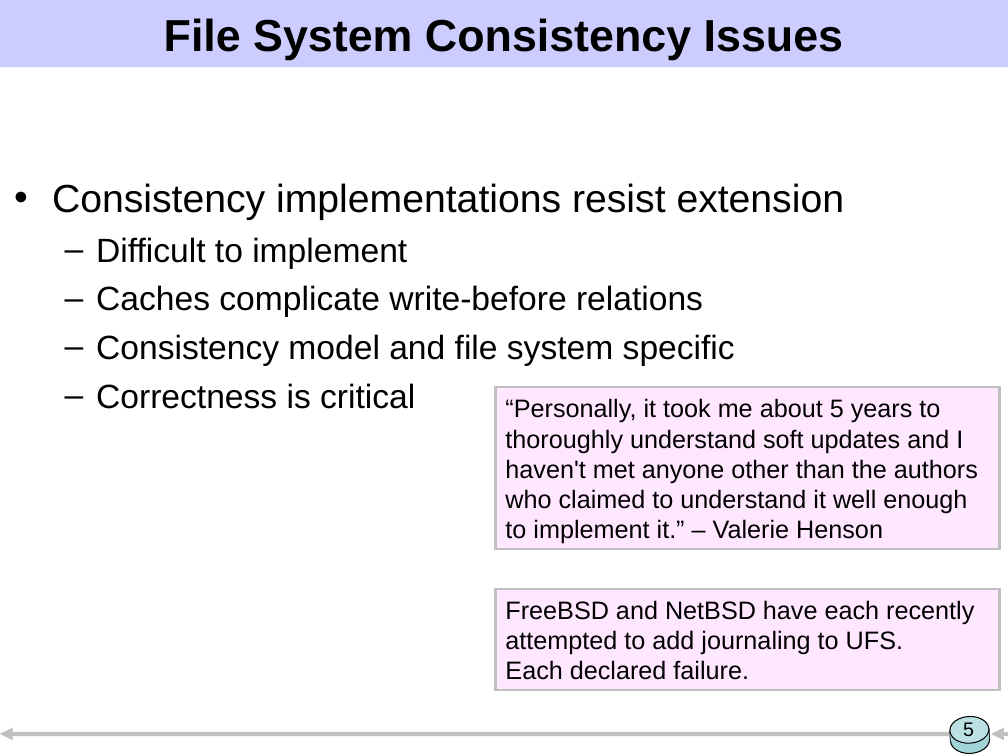
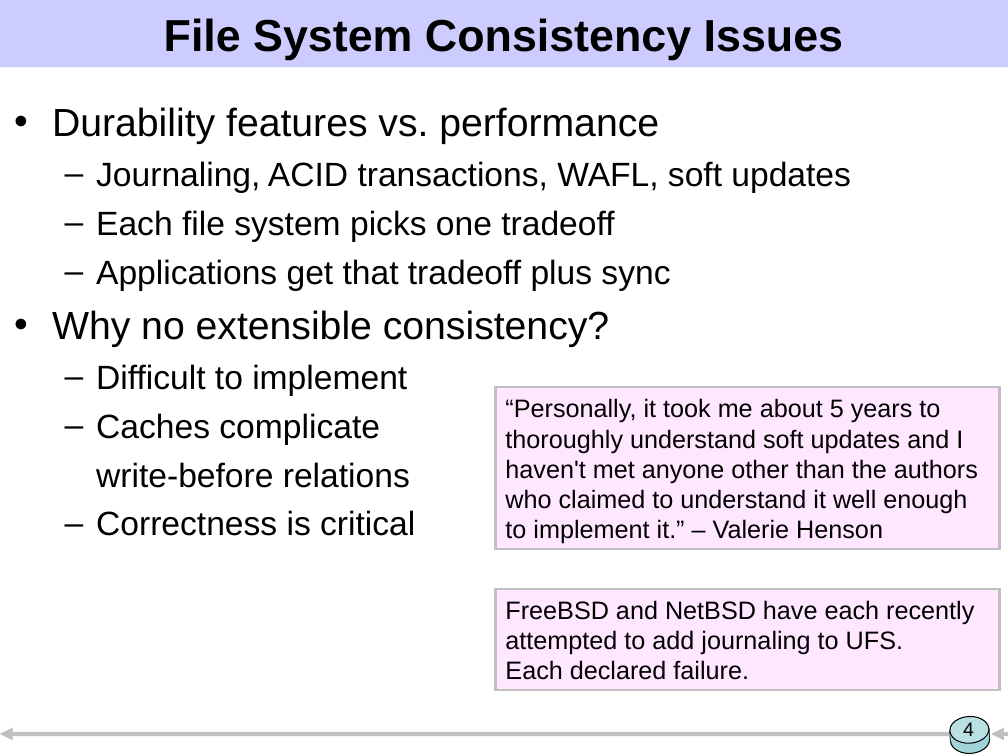
Before and after one commit to ucla-readable/fstitch-doc, a slide deck: slide 4 of sosp/pres.ppt (slide 5 before the commit). Drawn at 1008x756 pixels with LibreOffice and Linux fonts; fonts in the diff are those of the drawing. Boxes give left, top, right and bottom in pixels: in the first picture for what was removed or moved away, otherwise in the second. Text is boxed around its words. In the diff, an @@ line names an element or a change of style, - is before the commit and + after.

```diff
--- a/sosp/pres.ppt
+++ b/sosp/pres.ppt
@@ text "Durability features vs. performance": place and size @@
-text "Durability features vs. performance" at (52,183,845,409)
+text "Durability features vs. performance" at (52,107,851,536)
@@ text at (52,107,851,347): text changed; size 28 to 24 pt @@
-• Consistency implementations resist extension
+• Durability features vs. performance
+  – Journaling, ACID transactions, WAFL, soft updates
+  – Each file system picks one tradeoff
+  – Applications get that tradeoff plus sync
+• Why no extensible consistency?
@@ text at (96,413,410,488): text changed @@
-  – Caches complicate write-before relations
-  – Consistency model and file system specific
+  – Caches complicate
+  write-before relations
@@ page number at (963,722,974,736): text changed @@
-5
+4
```
Also in this commit, not shown: 13 other slides changed, 2 slides added, 5 slides removed, 1 other file.
